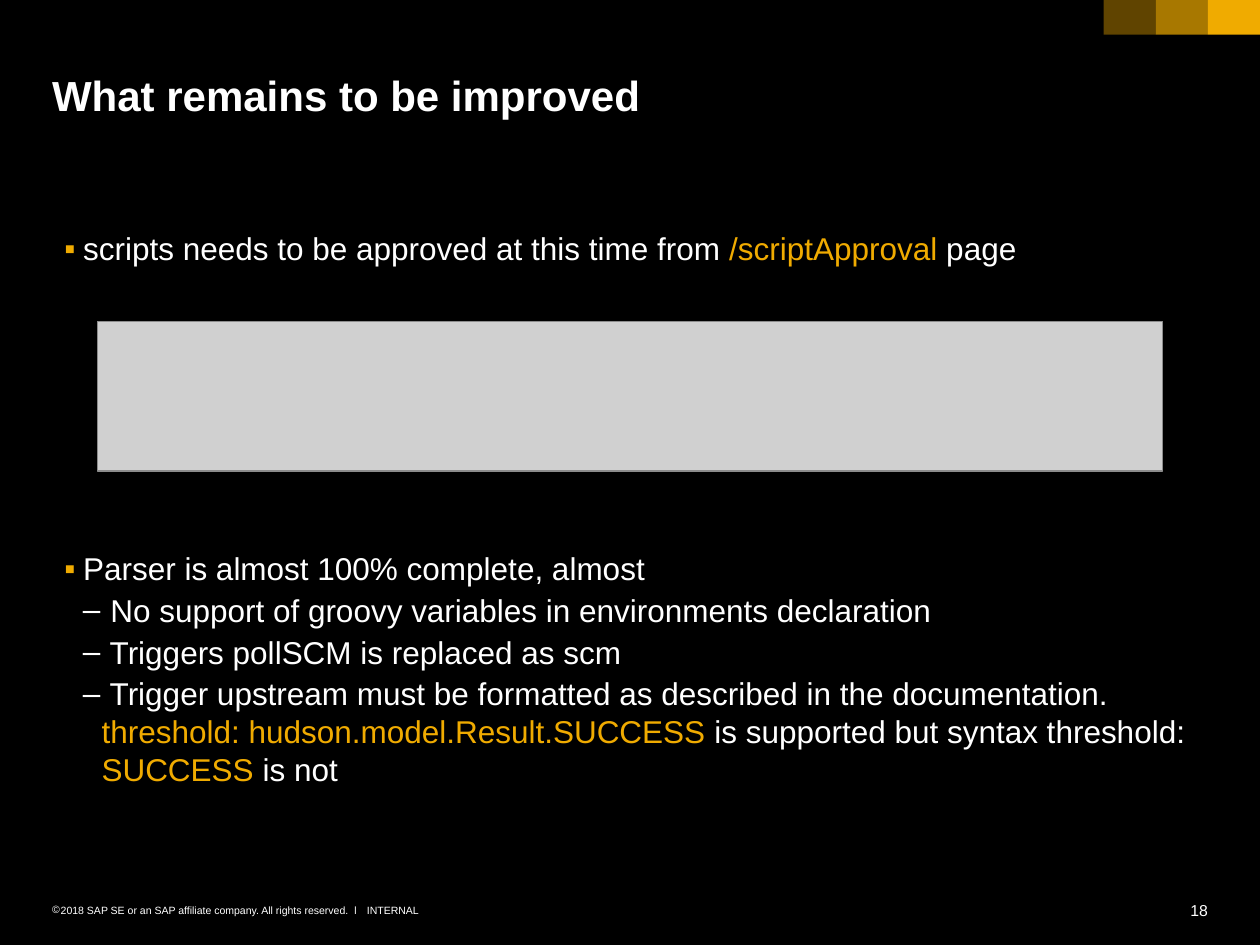
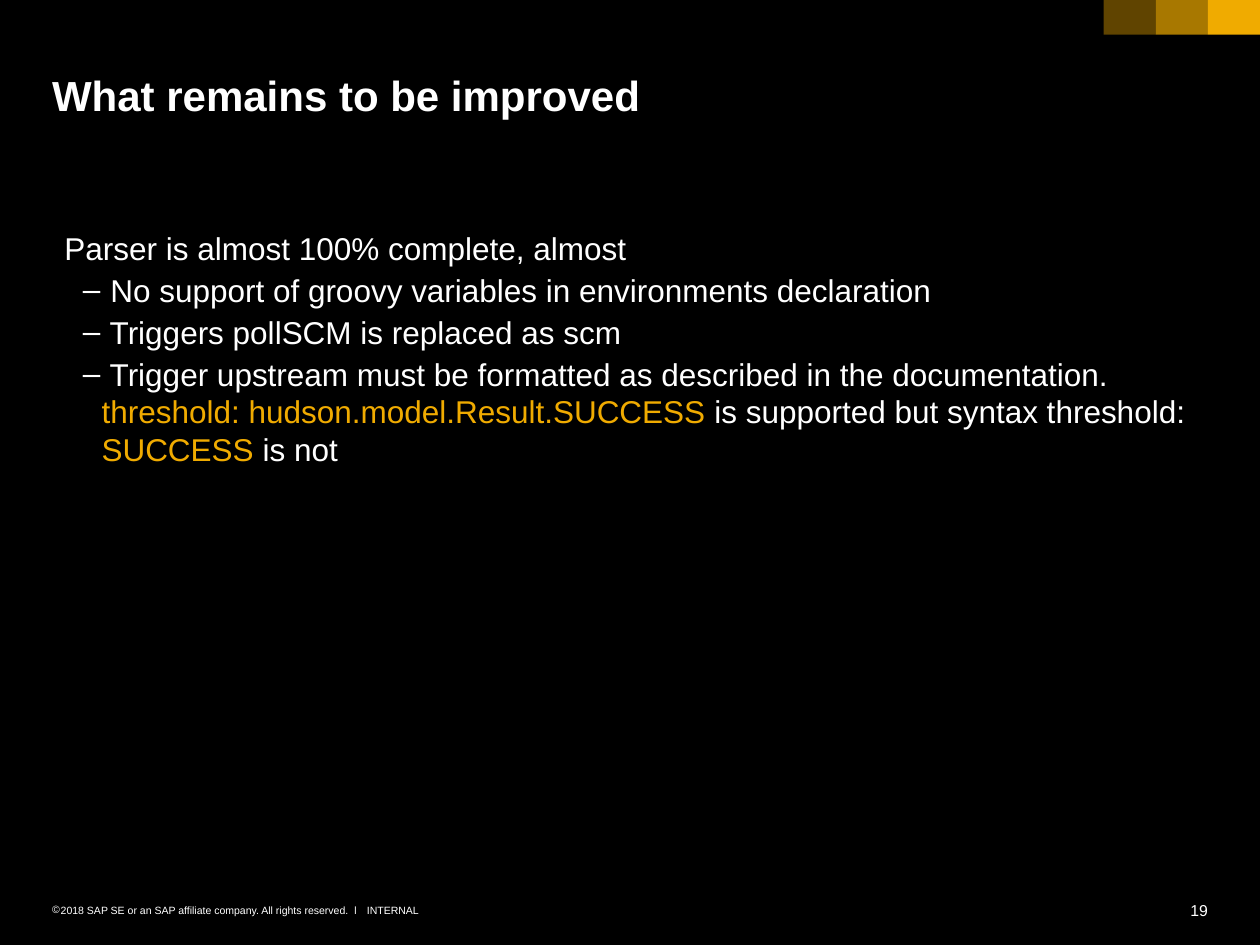
Before and after one commit to SAP-archive/jenkins-pipelayer, a slide deck: slide 19 of Presentation-Corydoras.pptx (slide 18 before the commit). Drawn at 1260x945 pixels with LibreOffice and Linux fonts; fonts in the diff are those of the drawing; grey boxes stand for pictures. Boxes give left, top, right and bottom in pixels: in the first picture for what was removed or moved away, otherwise in the second. Text is boxed around its words. In the diff, an @@ line names an element or a change of style, - is before the commit and + after.

```diff
--- a/Presentation-Corydoras.pptx
+++ b/Presentation-Corydoras.pptx
@@ text at (x1=64, y1=237, x2=626, y2=266): bullet ▪ to none @@
@@ text at (x1=83, y1=237, x2=1016, y2=266): paragraph removed @@
-  ▪ scripts needs to be approved at this time from /scriptApproval page
@@ picture removed at (x1=97, y1=321, x2=1163, y2=471) @@
@@ page number at (x1=1190, y1=905, x2=1208, y2=916): text changed @@
-18
+19
```
Also in this commit, not shown: 4 slides added, 1 other file.
